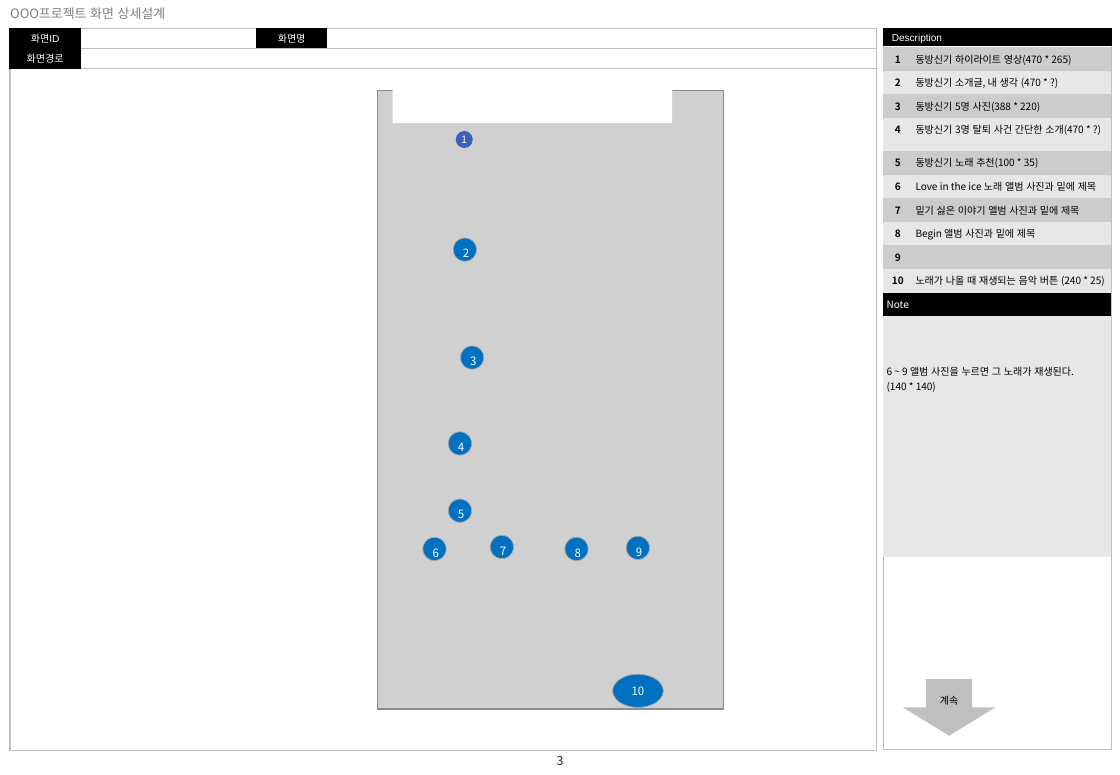
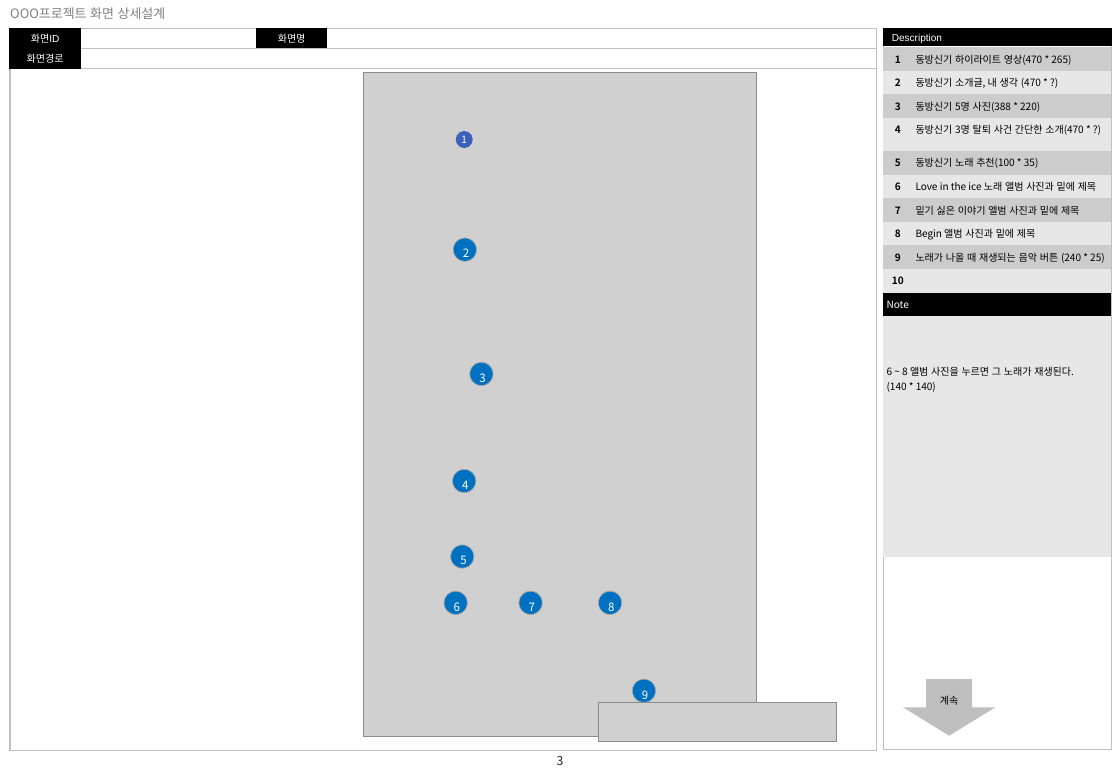
Before and after one commit to seona98/InteractiveMedia_Project, a slide deck: slide 3 of 2017204041_송선아.pptx. Drawn at 1120x775 pixels with LibreOffice and Linux fonts; fonts in the diff are those of the drawing; grey boxes stand for pictures. Boxes give left, top, right and bottom in pixels: in the first picture for what was removed or moved away, otherwise in the second. Text is boxed around its words. In the diff, an @@ line names an element or a change of style, - is before the commit and + after.

```diff
--- a/2017204041_송선아.pptx
+++ b/2017204041_송선아.pptx
@@ table at (883,48,1112,568) @@
-row 9, column 2: 
+row 9, column 2: 노래가 나올 때 재생되는 음악 버튼 (240 * 25)
-row 10, column 2: 노래가 나올 때 재생되는 음악 버튼 (240 * 25)
+row 10, column 2: 
-row 12, column 1: 6 ~ 9 앨범 사진을 누르면 그 노래가 재생된다. / (140 * 140)
+row 12, column 1: 6 ~ 8 앨범 사진을 누르면 그 노래가 재생된다. / (140 * 140)
@@ picture: place and size @@
-picture at (377,91,724,709)
+picture at (363,72,757,736)
@@ rectangle removed at (393,83,672,123) @@
@@ ellipse "3": place and size @@
-ellipse "3" at (460,346,484,370)
+ellipse "3" at (470,363,493,387)
@@ ellipse "4": place and size @@
-ellipse "4" at (449,432,473,456)
+ellipse "4" at (453,470,477,493)
@@ ellipse "5": place and size @@
-ellipse "5" at (449,500,473,523)
+ellipse "5" at (451,545,475,569)
@@ ellipse "6": place and size @@
-ellipse "6" at (423,538,447,562)
+ellipse "6" at (445,592,468,615)
@@ ellipse "7": place and size @@
-ellipse "7" at (490,536,514,559)
+ellipse "7" at (519,592,543,615)
@@ ellipse "8": place and size @@
-ellipse "8" at (565,538,588,562)
+ellipse "8" at (599,592,623,615)
@@ ellipse removed at (613,675,664,708) @@
-10
@@ ellipse "9": place and size @@
-ellipse "9" at (627,537,650,561)
+ellipse "9" at (633,679,657,703)
@@ picture added at (599,703,838,743) @@
```
Also in this commit, not shown: 1 other slide changed, 22 other files.
